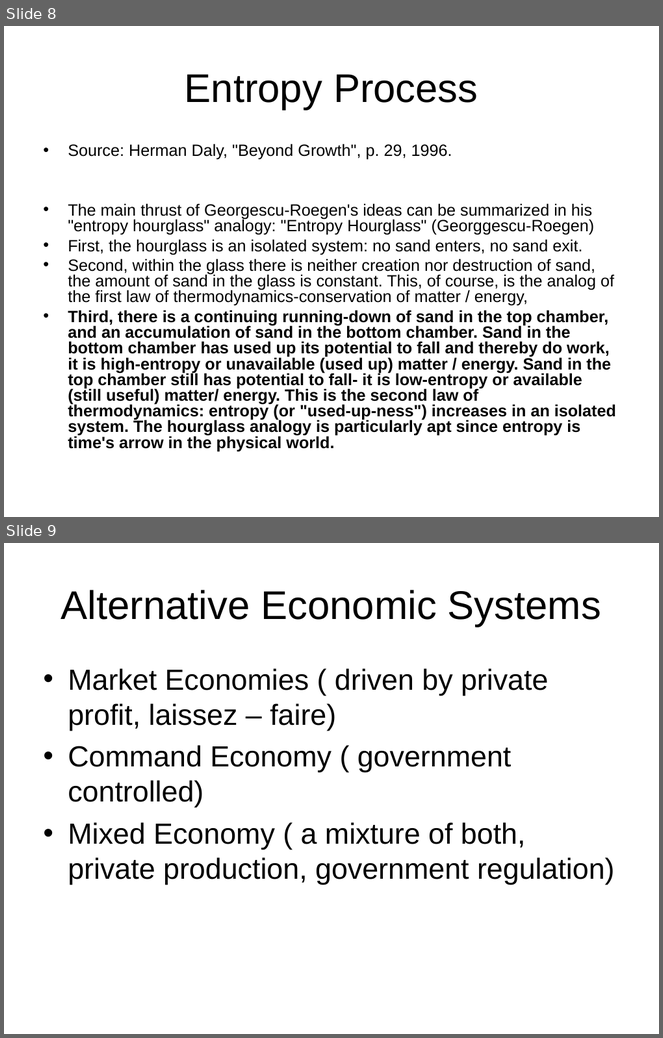
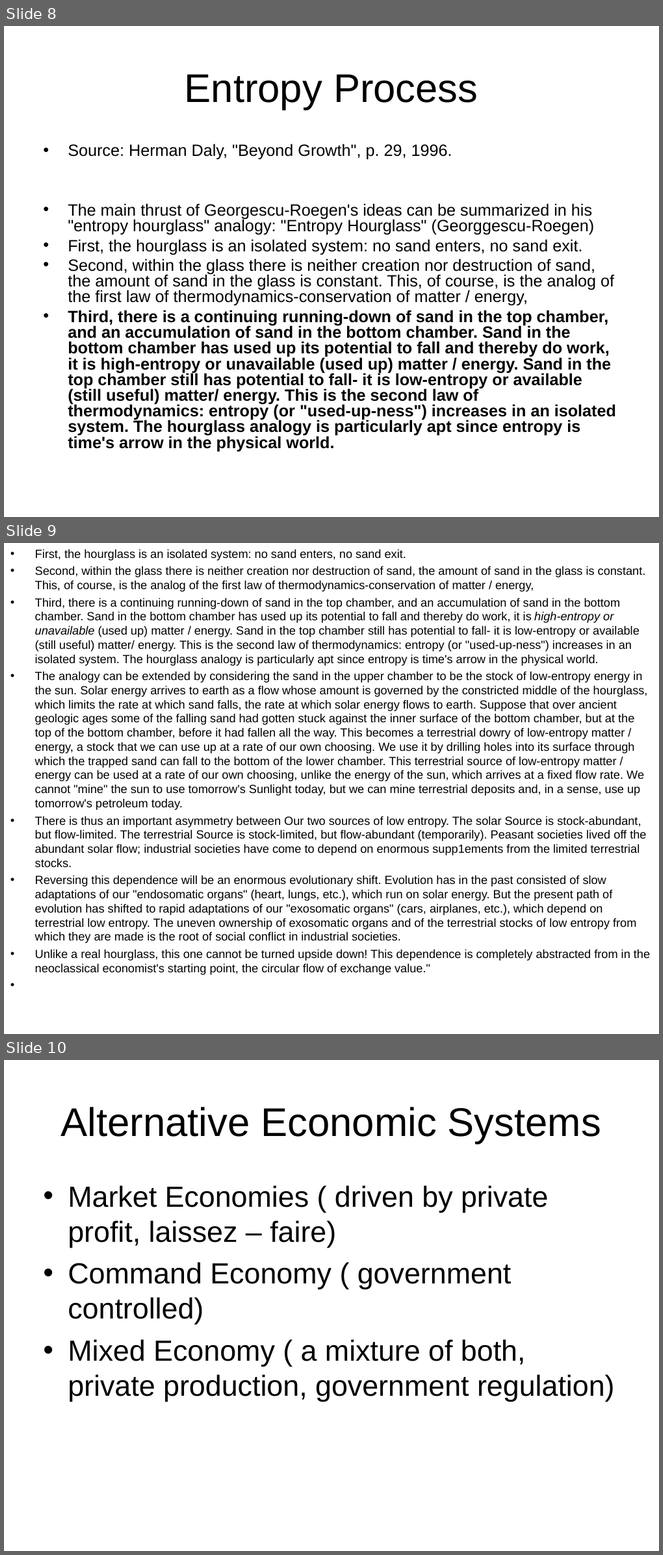
Before and after one commit to kautukraj/MacroEcon, a slide deck: lecture4.ppt. Shown one above the other, each under a label of ours: slides 8 and 9 before the commit, slides 8, 9 and 10 after it. The pictures are 663x1038 and 663x1555 pixels, drawn with LibreOffice and Linux fonts; fonts in the diff are those of the drawing; background and template pictures are left out. Boxes give left, top, right and bottom in pixels: in the first picture for what was removed or moved away, otherwise in the second. Text is boxed around its words. In the diff, an @@ line names an element or a change of style, - is before the commit and + after.

```diff
--- a/lecture4.ppt
+++ b/lecture4.ppt
@@ slide 9 added at <box>4,543,659,1034</box>, background picture (left out) @@
@@ text added at <box>35,549,650,975</box>, 12.9 pt, text #000000 @@
+• First, the hourglass is an isolated system: no sand enters, no sand exit.
+• Second, within the glass there is neither creation nor destruction of sand, the amount of sand in the glass is constant. This, of course, is the analog of the first law of thermodynamics-conservation of matter / energy,
+• Third, there is a continuing running-down of sand in the top chamber, and an accumulation of sand in the bottom chamber. Sand in the bottom chamber has used up its potential to fall and thereby do work, it is high-entropy or unavailable (used up) matter / energy. Sand in the top chamber still has potential to fall- it is low-entropy or available (still useful) matter/ energy. This is the second law of thermodynamics: entropy (or "used-up-ness") increases in an isolated system. The hourglass analogy is particularly apt since entropy is time's arrow in the physical world.
+• The analogy can be extended by considering the sand in the upper chamber to be the stock of low-entropy energy in the sun. Solar energy arrives to earth as a flow whose amount is governed by the constricted middle of the hourglass, which limits the rate at which sand falls, the rate at which solar energy flows to earth. Suppose that over ancient geologic ages some of the falling sand had gotten stuck against the inner surface of the bottom chamber, but at the top of the bottom chamber, before it had fallen all the way. This becomes a terrestrial dowry of low-entropy matter / energy, a stock that we can use up at a rate of our own choosing. We use it by drilling holes into its surface through which the trapped sand can fall to the bottom of the lower chamber. This terrestrial source of low-entropy matter / energy can be used at a rate of our own choosing, unlike the energy of the sun, which arrives at a fixed flow rate. We cannot "mine" the sun to use tomorrow's Sunlight today, but we can mine terrestrial deposits and, in a sense, use up tomorrow's petroleum today.
+• There is thus an important asymmetry between Our two sources of low entropy. The solar Source is stock-abundant, but flow-limited. The terrestrial Source is stock-limited, but flow-abundant (temporarily). Peasant societies lived off the abundant solar flow; industrial societies have come to depend on enormous supp1ements from the limited terrestrial stocks.
+• Reversing this dependence will be an enormous evolutionary shift. Evolution has in the past consisted of slow adaptations of our "endosomatic organs" (heart, lungs, etc.), which run on solar energy. But the present path of evolution has shifted to rapid adaptations of our "exosomatic organs" (cars, airplanes, etc.), which depend on terrestrial low entropy. The uneven ownership of exosomatic organs and of the terrestrial stocks of low entropy from which they are made is the root of social conflict in industrial societies.
+• Unlike a real hourglass, this one cannot be turned upside down! This dependence is completely abstracted from in the neoclassical economist's starting point, the circular flow of exchange value."
@@ what was slide 9 is now slide 10 @@
```
Also in this commit, not shown: 1 slide changed, 1 other slide added, 1 slide removed, 14 other files.
